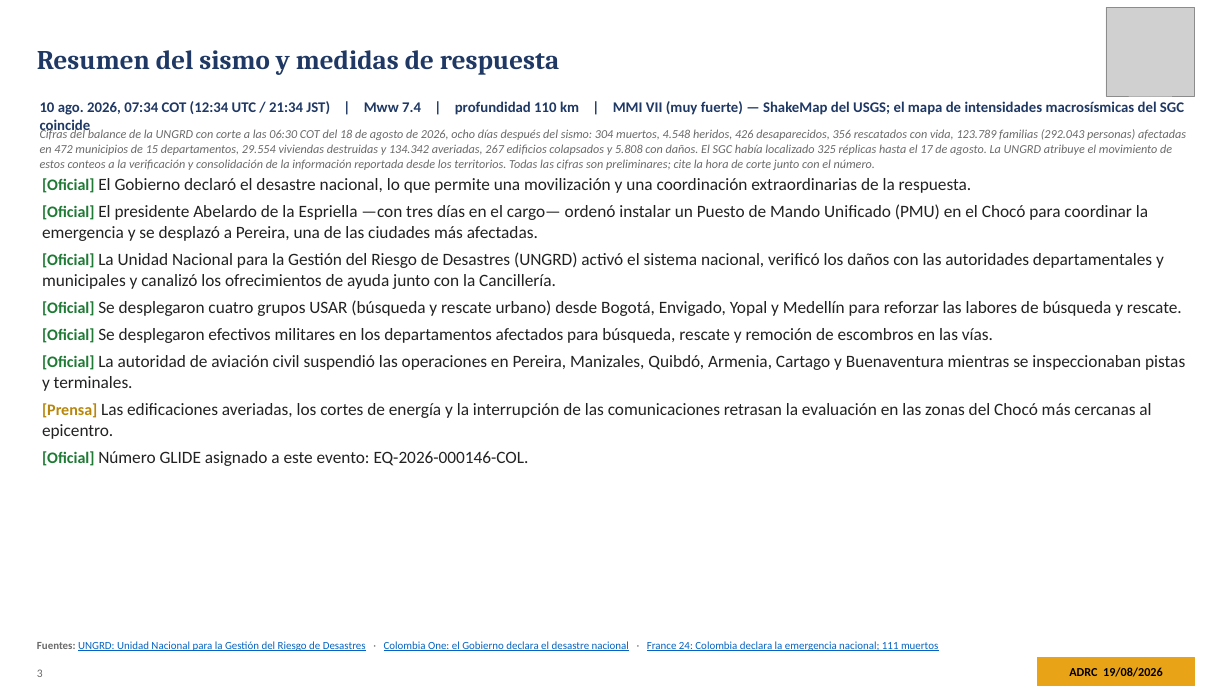
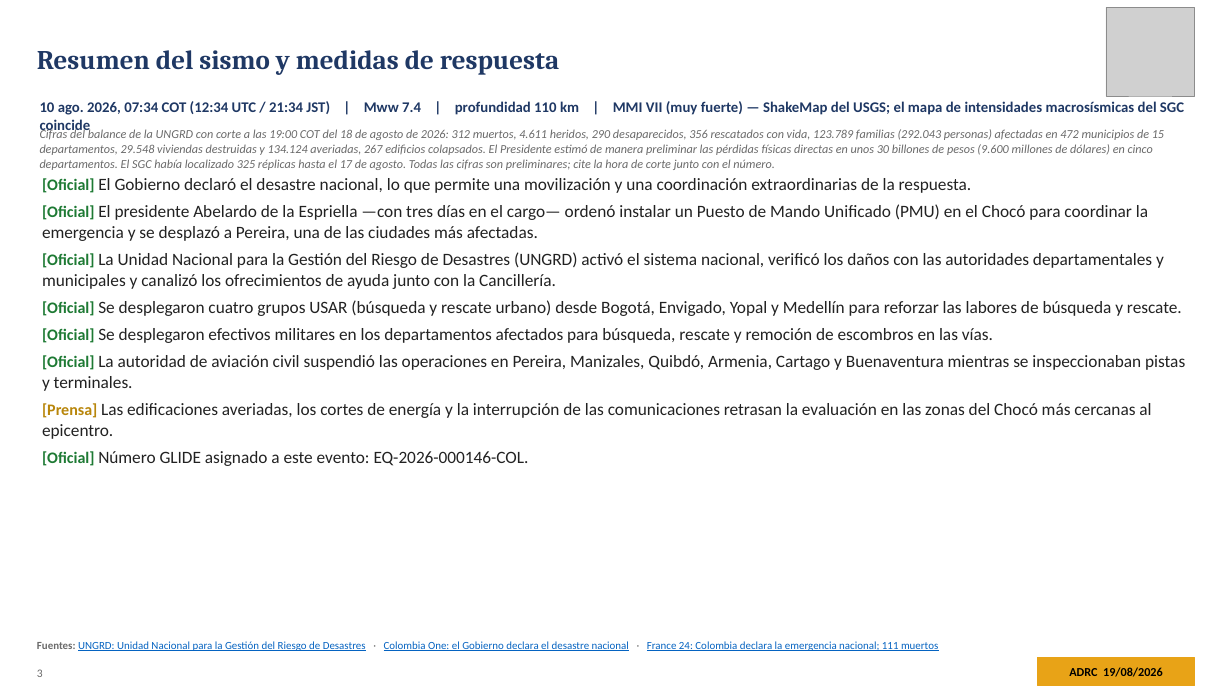
Before and after one commit to kochobi-max/whatsmap, a slide deck: slide 3 of reports/colombia_eq_20260810/output/ADRC_EQ_COL_Choco_20260810_ES.pptx. Drawn at 1232x693 pixels with LibreOffice and Linux fonts; fonts in the diff are those of the drawing; grey boxes stand for pictures. Boxes give left, top, right and bottom in pixels: in the first picture for what was removed or moved away, otherwise in the second. Text is boxed around its words. In the diff, an @@ line names an element or a change of style, - is before the commit and + after.

```diff
--- a/reports/colombia_eq_20260810/output/ADRC_EQ_COL_Choco_20260810_ES.pptx
+++ b/reports/colombia_eq_20260810/output/ADRC_EQ_COL_Choco_20260810_ES.pptx
@@ text at [40,128,1164,170]: text changed @@
-Cifras del balance de la UNGRD con corte a las 06:30 COT del 18 de agosto de 2026, ocho días después del sismo: 304 muertos, 4.548 heridos, 426 desaparecidos, 356 rescatados con vida, 123.789 familias (292.043 personas) afectadas en 472 municipios de 15 departamentos, 29.554 viviendas destruidas y 134.342 averiadas, 267 edificios colapsados y 5.808 con daños. El SGC había localizado 325 réplicas hasta el 17 de agosto. La UNGRD atribuye el movimiento de estos conteos a la verificación y consolidación de la información reportada desde los territorios. Todas las cifras son preliminares; cite la hora de corte junto con el número.
+Cifras del balance de la UNGRD con corte a las 19:00 COT del 18 de agosto de 2026: 312 muertos, 4.611 heridos, 290 desaparecidos, 356 rescatados con vida, 123.789 familias (292.043 personas) afectadas en 472 municipios de 15 departamentos, 29.548 viviendas destruidas y 134.124 averiadas, 267 edificios colapsados. El Presidente estimó de manera preliminar las pérdidas físicas directas en unos 30 billones de pesos (9.600 millones de dólares) en cinco departamentos. El SGC había localizado 325 réplicas hasta el 17 de agosto. Todas las cifras son preliminares; cite la hora de corte junto con el número.
```
Also in this commit, not shown: 17 other slides changed, 8 other files.
